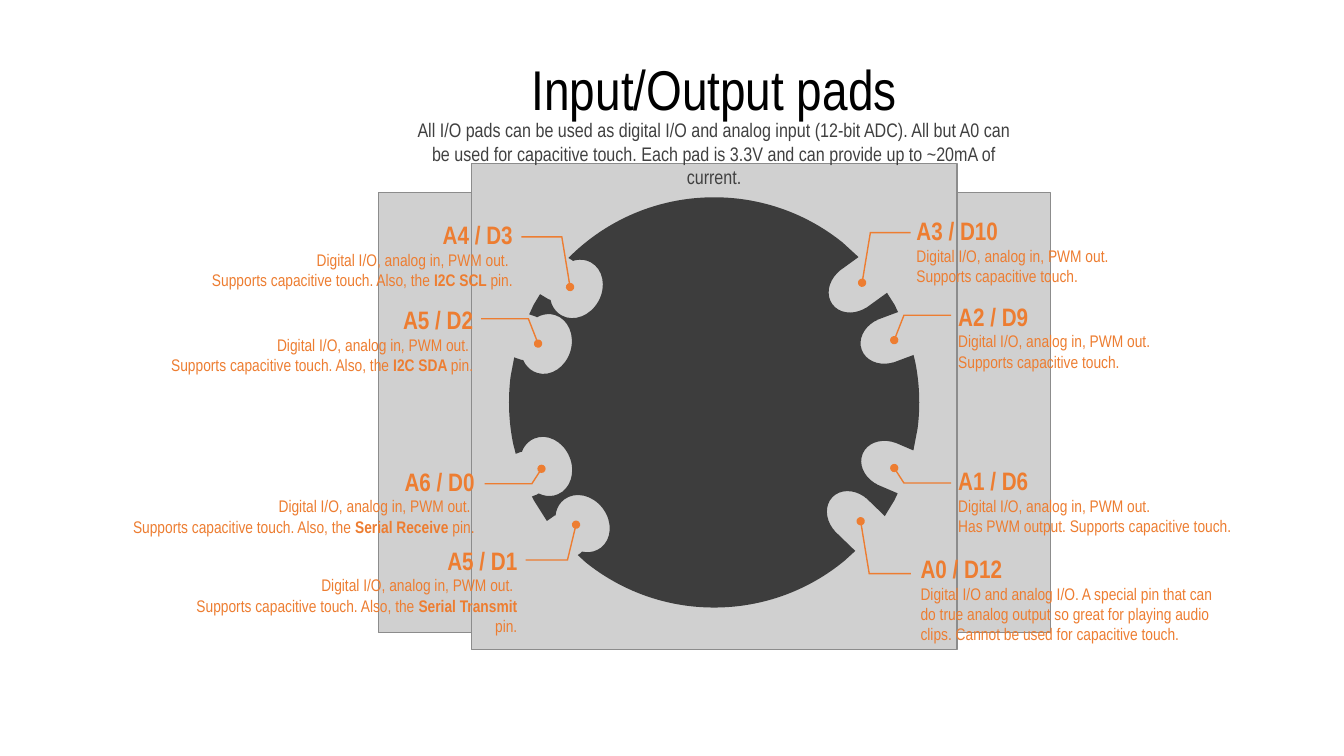
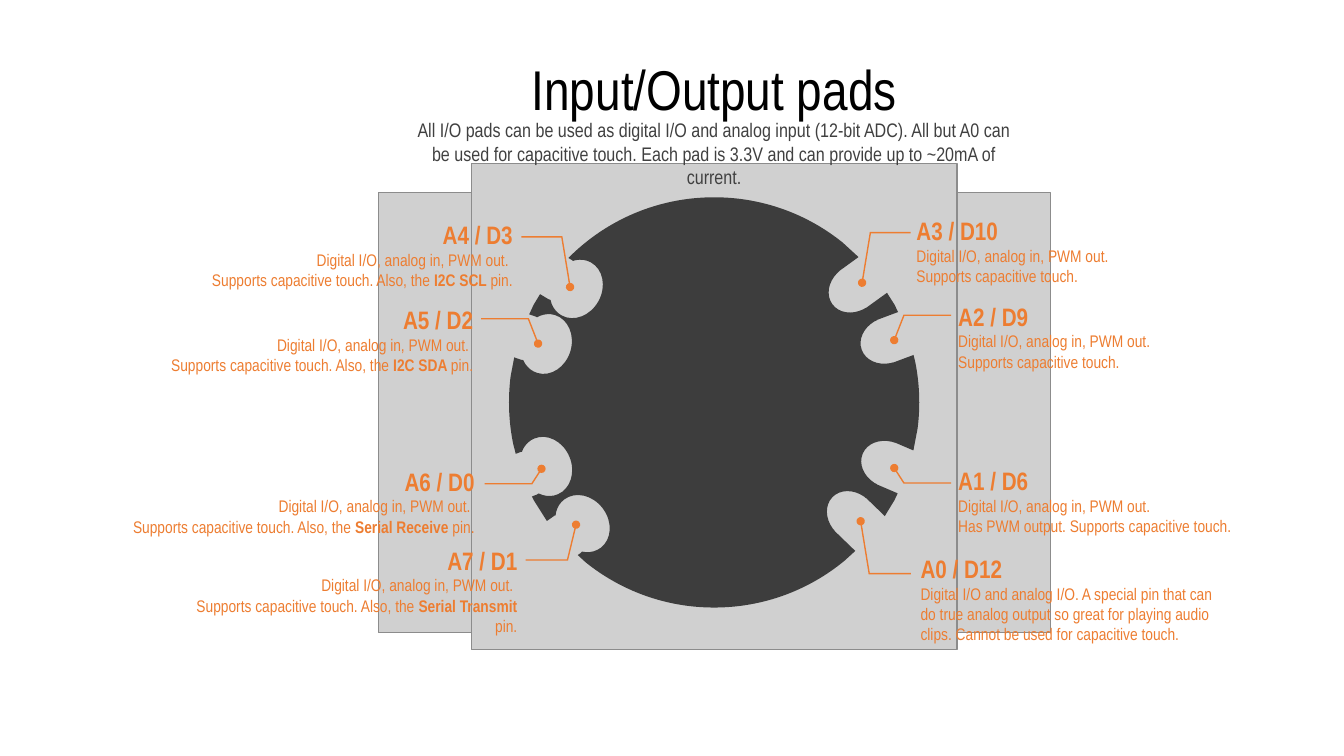
Before and after one commit to makeabilitylab/physcomp-assets, a slide deck: slide 14 of cpx/CPX.pptx. Drawn at 1344x756 pixels with LibreOffice and Linux fonts; fonts in the diff are those of the drawing; grey boxes stand for pictures; background and template pictures are left out. Boxes give left, top, right and bottom in pixels: in the first picture for what was removed or moved away, otherwise in the second. Text is boxed around its words. In the diff, an @@ line names an element or a change of style, - is before the commit and + after.

```diff
--- a/cpx/CPX.pptx
+++ b/cpx/CPX.pptx
@@ text at bbox=[447, 549, 517, 576]: text changed @@
-A5 / D1
+A7 / D1
```
Also in this commit, not shown: 1 other slide changed, 1 slide added, 1 other file.
